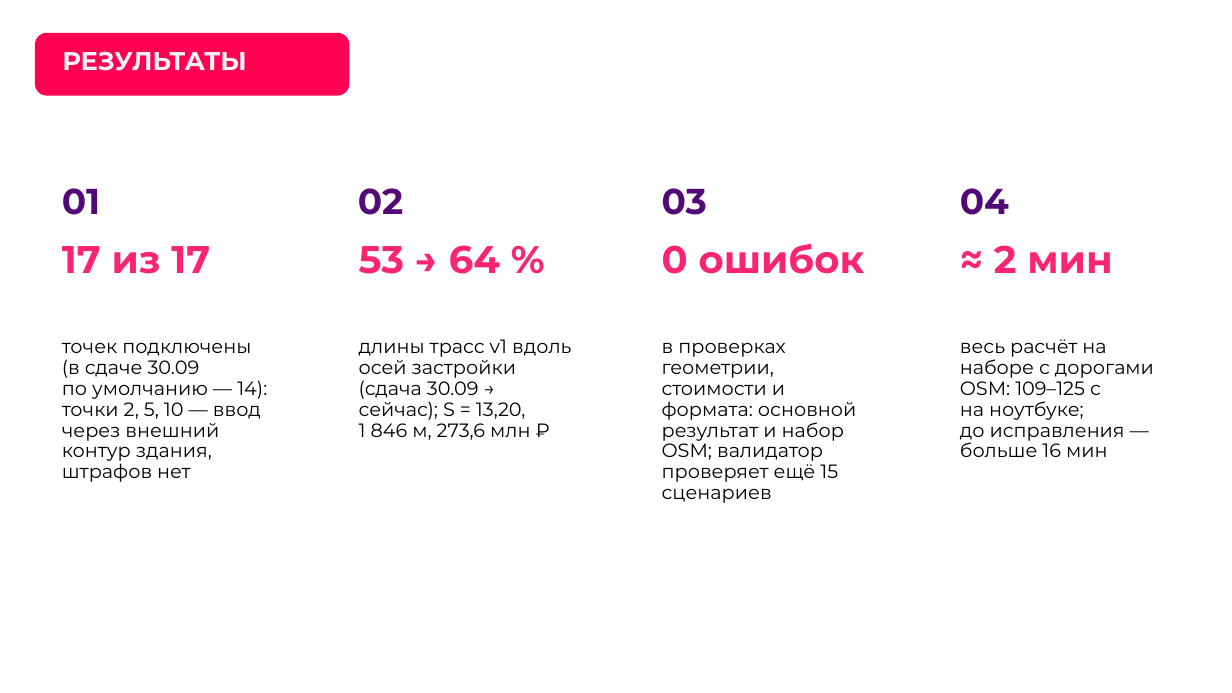
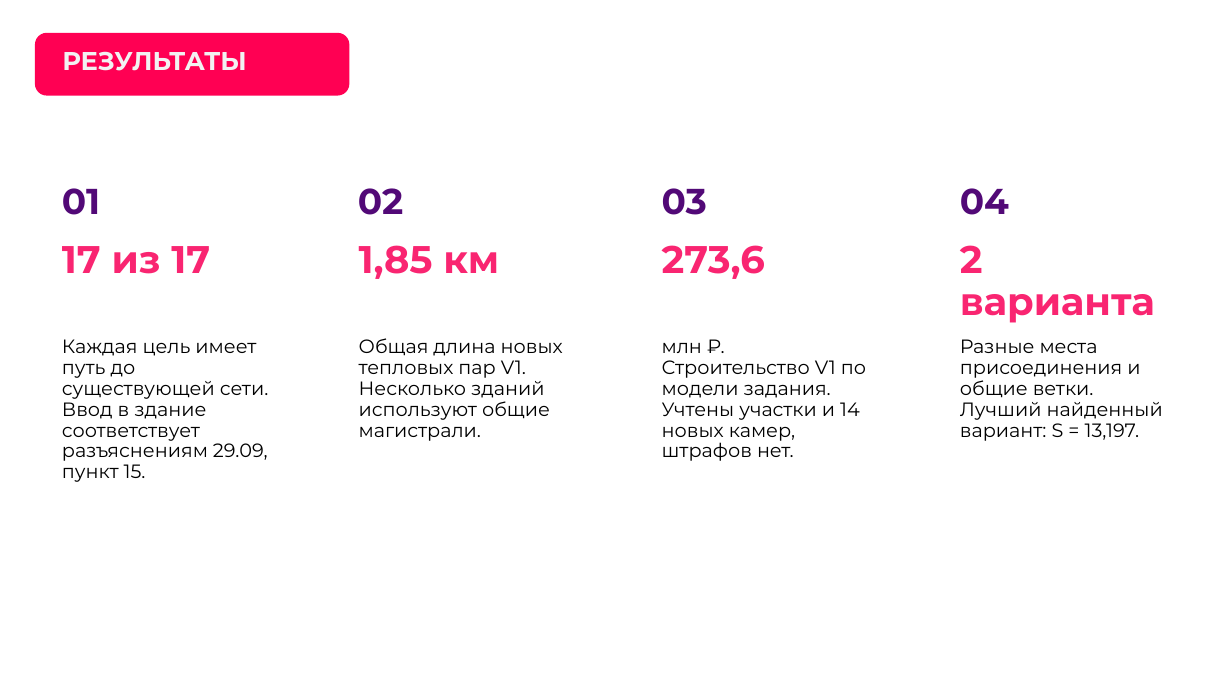
Before and after one commit to Wpresser/LCT-Elades-Heatnet, a slide deck: slide 2 of presentation/dlya_pitcha/Elades_LCT2026_task2_pitch.pptx. Drawn at 1232x693 pixels with LibreOffice and Linux fonts; fonts in the diff are those of the drawing; background and template pictures are left out. Boxes give left, top, right and bottom in pixels: in the first picture for what was removed or moved away, otherwise in the second. Text is boxed around its words. In the diff, an @@ line names an element or a change of style, - is before the commit and + after.

```diff
--- a/presentation/dlya_pitcha/Elades_LCT2026_task2_pitch.pptx
+++ b/presentation/dlya_pitcha/Elades_LCT2026_task2_pitch.pptx
@@ text at (359,245,499,279): text changed @@
-53 → 64 %
+1,85 км
@@ text at (662,245,765,279): text changed @@
-0 ошибок
+273,6
@@ text at (960,245,1155,323): text changed @@
-≈ 2 мин
+2 варианта
@@ text at (62,339,269,482): text changed @@
-точек подключены (в сдаче 30.09 по умолчанию — 14): точки 2, 5, 10 — ввод через внешний контур здания, штрафов нет
+Каждая цель имеет путь до существующей сети. Ввод в здание соответствует разъяснениям 29.09, пункт 15.
@@ text at (359,338,563,441): text changed @@
-длины трасс v1 вдоль осей застройки (сдача 30.09 → сейчас); S = 13,20, 1 846 м, 273,6 млн ₽
+Общая длина новых тепловых пар V1. Несколько зданий используют общие магистрали.
@@ text at (662,343,866,461): text changed @@
-в проверках геометрии, стоимости и формата: основной результат и набор OSM; валидатор проверяет ещё 15 сценариев
+млн ₽. Строительство V1 по модели задания. Учтены участки и 14 новых камер, штрафов нет.
@@ text at (960,339,1163,441): text changed @@
-весь расчёт на наборе с дорогами OSM: 109–125 с на ноутбуке; до исправления — больше 16 мин
+Разные места присоединения и общие ветки. Лучший найденный вариант: S = 13,197.
```
Also in this commit, not shown: 4 other slides changed, 29 other files.
